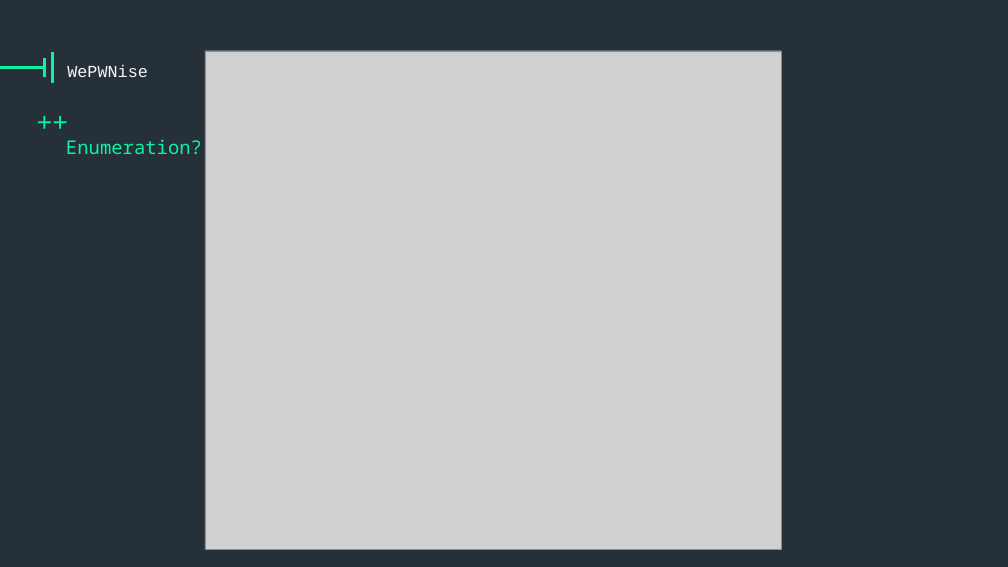
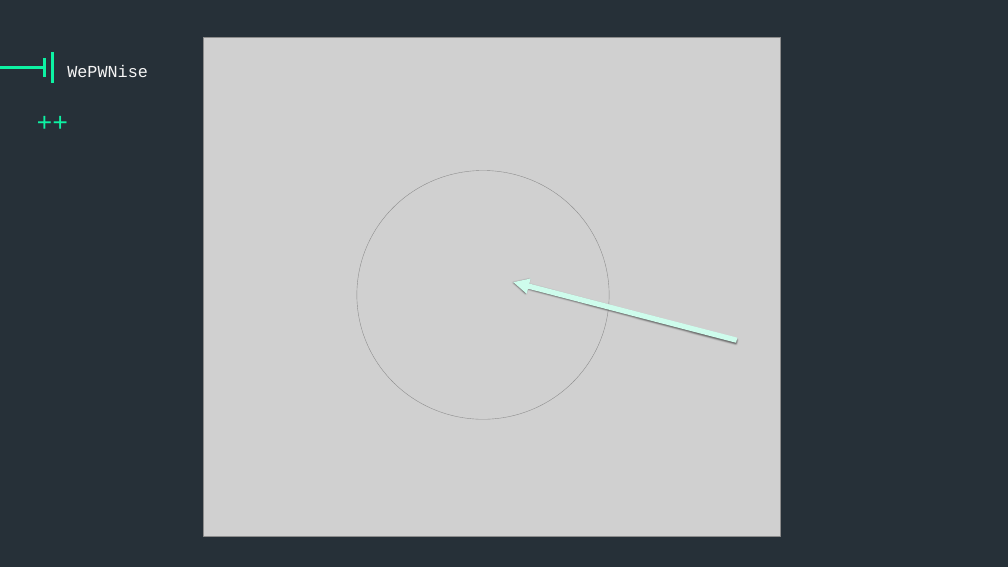
Before and after one commit to vysec/wepwnise-presentation, a slide deck: slide 13 of one-template-to-rule-them-all_emet-part.pptx. Drawn at 1008x567 pixels with LibreOffice and Linux fonts; fonts in the diff are those of the drawing; grey boxes stand for pictures; background and template pictures are left out. Boxes give left, top, right and bottom in pixels: in the first picture for what was removed or moved away, otherwise in the second. Text is boxed around its words. In the diff, an @@ line names an element or a change of style, - is before the commit and + after.

```diff
--- a/one-template-to-rule-them-all_emet-part.pptx
+++ b/one-template-to-rule-them-all_emet-part.pptx
@@ picture added at [203, 38, 780, 536] @@
@@ text removed at [66, 139, 202, 154] @@
-Enumeration?
@@ picture: place and size @@
-picture at [205, 51, 781, 549]
+picture at [357, 170, 609, 419]
@@ arrow added from (737, 340) to (513, 282), #CEFCEC 10 pt @@
```
Also in this commit, not shown: 1 other slide changed, 2 slides added.
